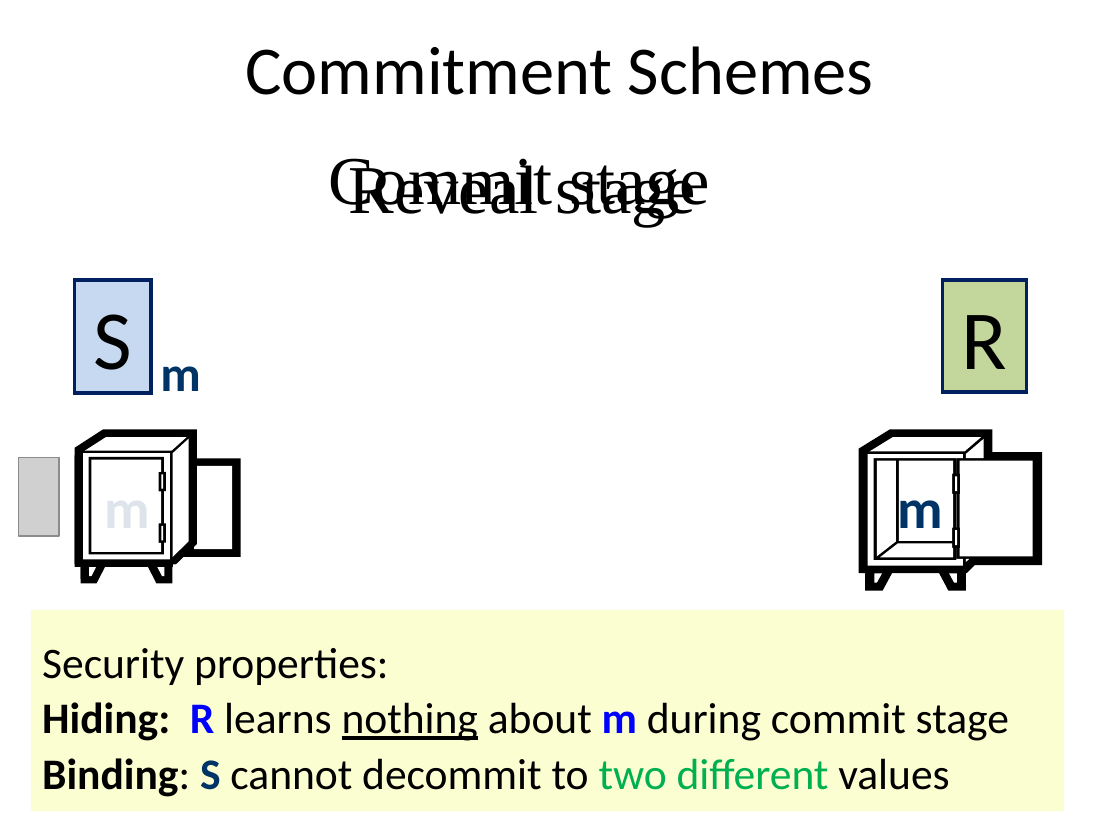
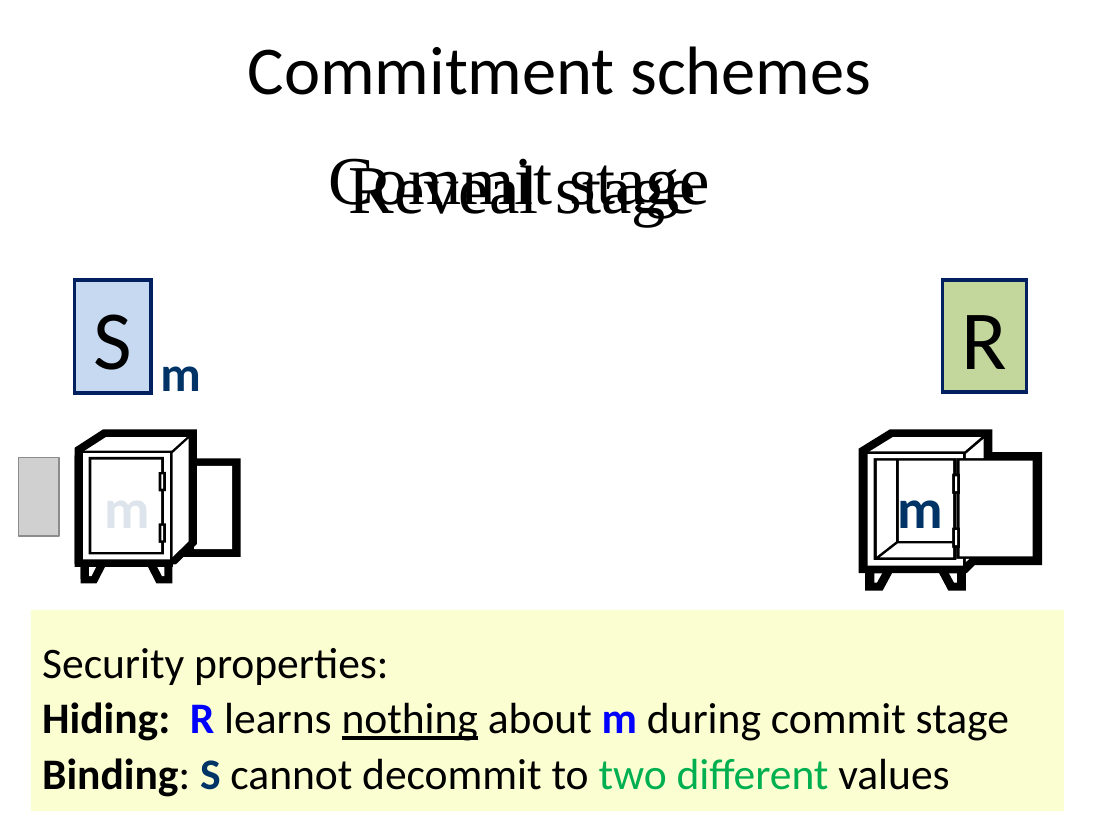
Before and after one commit to iftachh/MyHomepage, a slide deck: slide 2 of Courses/Info/Fall14/Slides/ParallelRepetition.ppsx. Drawn at 1120x840 pixels with LibreOffice and Linux fonts; fonts in the diff are those of the drawing; grey boxes stand for pictures. Boxes give left, top, right and bottom in pixels: in the first picture for what was removed or moved away, otherwise in the second. Text is boxed around its words. In the diff, an @@ line names an element or a change of style, - is before the commit and + after.

```diff
--- a/Courses/Info/Fall14/Slides/ParallelRepetition.ppsx
+++ b/Courses/Info/Fall14/Slides/ParallelRepetition.ppsx
@@ title at <box>248,46,871,95</box>: text changed @@
-Commitment Schemes
+Commitment schemes
```
Also in this commit, not shown: 4 other slides changed, 1 slide added.
